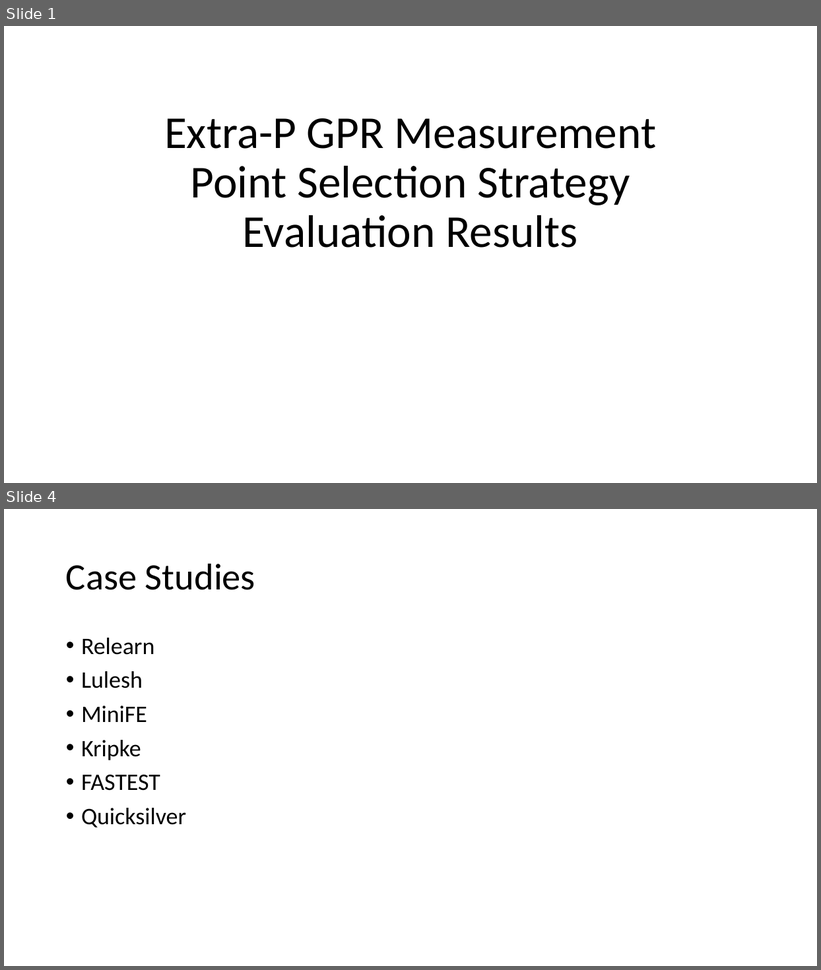
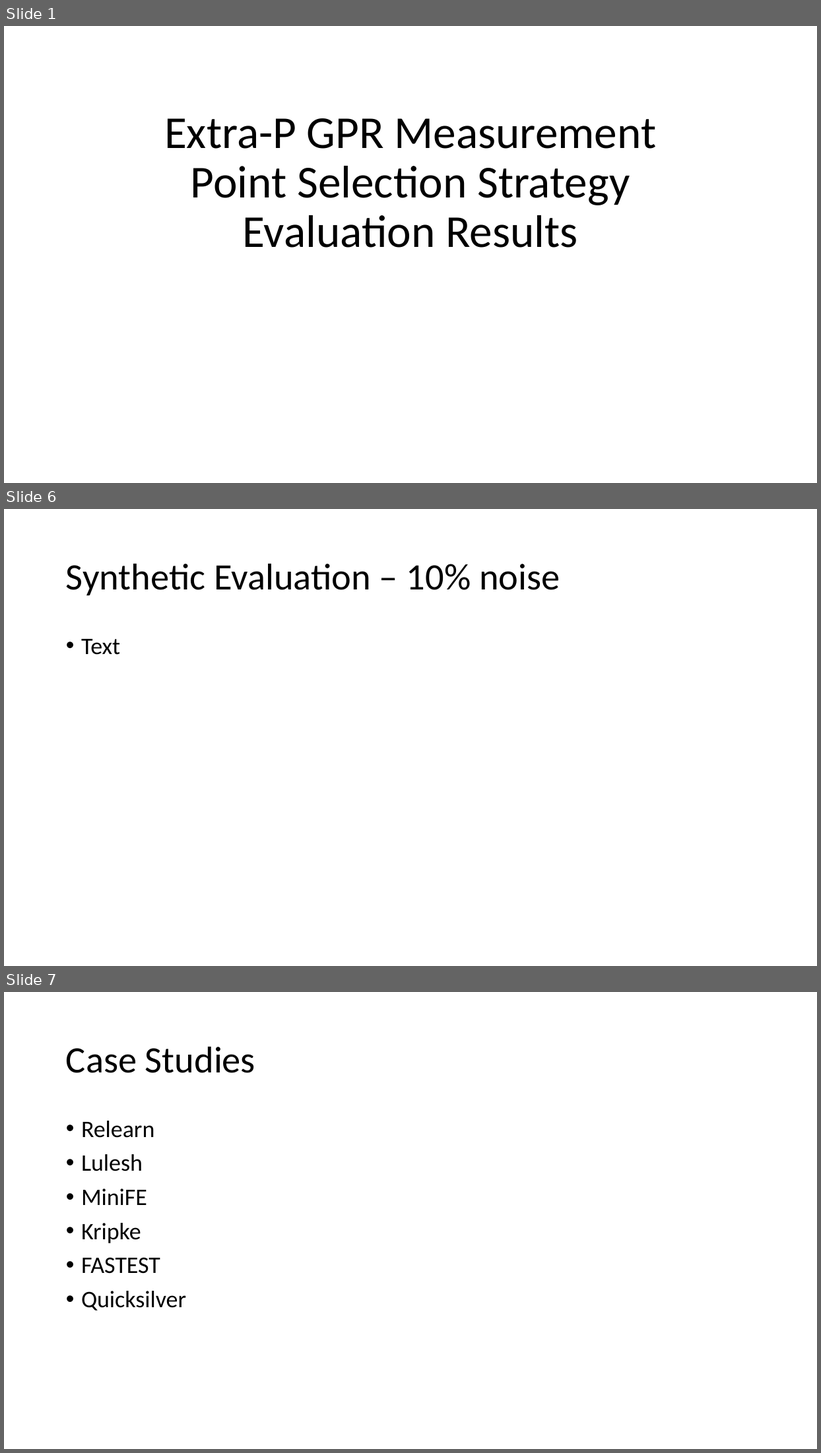
Before and after one commit to extra-p/extrap-gpr, a slide deck: Results.pptx. Shown one above the other, each under a label of ours: slides 1 and 4 before the commit, slides 1, 6 and 7 after it; the slides between them are not shown. The pictures are 821x970 and 821x1453 pixels, drawn with LibreOffice and Linux fonts; fonts in the diff are those of the drawing. Boxes give left, top, right and bottom in pixels: in the first picture for what was removed or moved away, otherwise in the second. Text is boxed around its words. In the diff, an @@ line names an element or a change of style, - is before the commit and + after.

```diff
--- a/Results.pptx
+++ b/Results.pptx
@@ slide 6 added at (x1=4, y1=509, x2=817, y2=966), background #FFFFFF @@
@@ title added at (x1=66, y1=563, x2=560, y2=595), 44 pt, text #000000 @@
+Synthetic Evaluation – 10% noise
@@ text added at (x1=81, y1=639, x2=120, y2=655), 28 pt, text #000000 @@
+• Text
@@ what was slide 4 is now slide 7 @@
```
Also in this commit, not shown: 3 slides changed, 2 other slides added.
